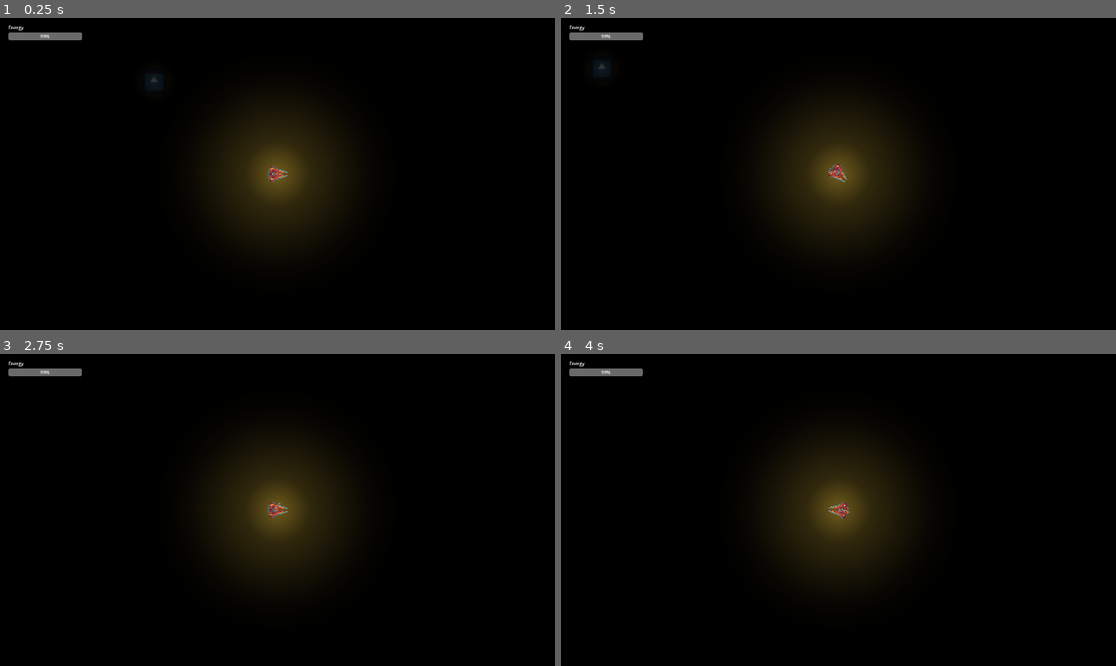
Above: before the commit, frames 1-4 (two rows, left to right).
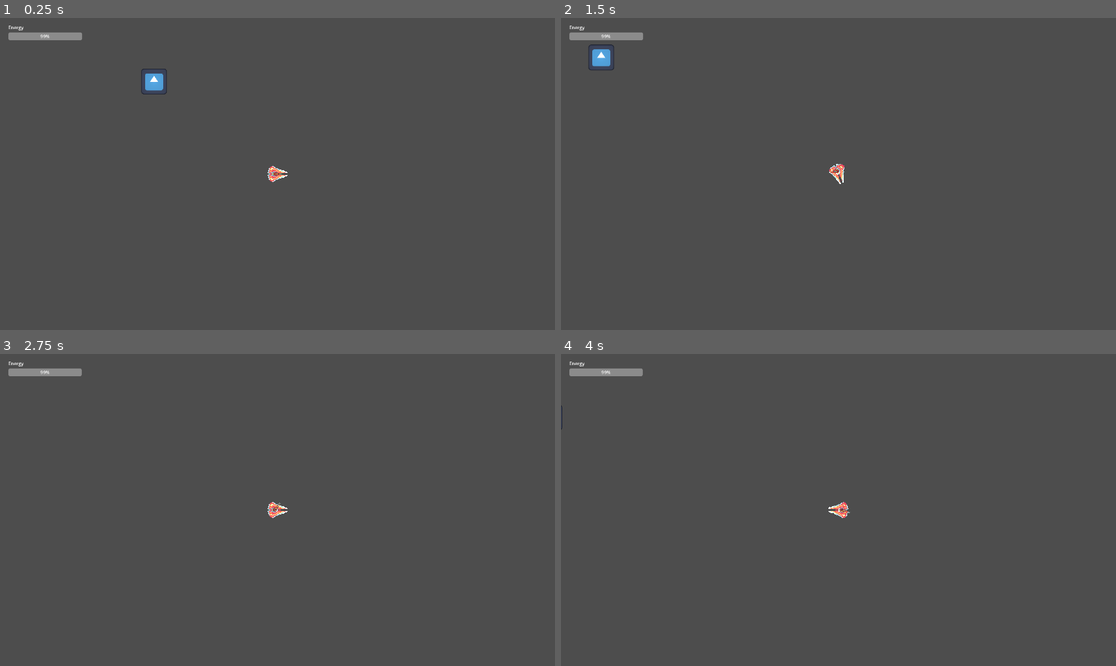
Above: after the commit, the same moments.

Repository: BradyMenswar/OceanRoguelike
Game: Godot game, scene res://TestScene.tscn
Same seed, same stepped clock (60 frames per second), same inputs: the game is played once before the commit and once after it. The engine's default icon, where the game draws it, is replaced by a stand-in: a white triangle on a blue panel in a dark square.
Inputs (mouse positions are in pixels of both pictures, inside the frame that each line leads up to):
- Up to frame 1 (0.25 s): no input
- Up to frame 2 (1.5 s): tap Enter at 0.5 s; move the mouse to (960, 158) at 0.52 s; hold D (move_right) 0.53-1.28 s; click (960, 158) at 0.67 s; move the mouse to (727, 189) at 1.27 s; hold S (move_down) from 1.28 s (still down)
- Up to frame 3 (2.75 s): move the mouse to (333, 441) at 2.02 s; release S (move_down) at 2.03 s; hold D (move_right) from 2.03 s (still down)
- Up to frame 4 (4 s): tap Space at 2.75 s; move the mouse to (810, 572) at 2.77 s; release D (move_right) at 2.78 s; hold W (move_up) 2.78-3.53 s; click (810, 572) at 2.92 s; tap Enter at 3.5 s; move the mouse to (1005, 556) at 3.52 s; hold A (move_left) from 3.53 s (still down)

The runs differ from the first frame. In frame 1, 100% of the frame differs, in the area x 0-100%, y 0-100%; in frame 2, 100%; in frame 3, 100%; in frame 4, 100%.

Commit message:
add map generation scripts

Diff:
--- a/Player.tscn
+++ b/Player.tscn
@@ -1,13 +1,13 @@
 [gd_scene load_steps=14 format=3 uid="uid://d2uli4nrvwudr"]
 
-[ext_resource type="Script" path="res://PlayerMovement.gd" id="1_nbnr1"]
+[ext_resource type="Script" path="res://Scripts/PlayerMovement.gd" id="1_nbnr1"]
 [ext_resource type="Texture2D" uid="uid://b72tnt3qu6hfm" path="res://Ship 1.png" id="2_yfirp"]
 [ext_resource type="PackedScene" uid="uid://dpg55y7xt5tq8" path="res://health_component.tscn" id="3_qykus"]
 [ext_resource type="PackedScene" uid="uid://boadqlbeyv71i" path="res://hurtbox_component.tscn" id="4_dyieo"]
 [ext_resource type="PackedScene" uid="uid://dq2ek1lpwiqgw" path="res://energy_component.tscn" id="5_lt3hq"]
-[ext_resource type="Script" path="res://LightManager.gd" id="6_up0xy"]
+[ext_resource type="Script" path="res://Scripts/LightManager.gd" id="6_up0xy"]
 [ext_resource type="Texture2D" uid="uid://w5d3ox2w4874" path="res://directional_cone_gradient.png" id="6_wmmaf"]
-[ext_resource type="Script" path="res://Aim.gd" id="7_oi1vj"]
+[ext_resource type="Script" path="res://Scripts/Aim.gd" id="7_oi1vj"]
 
 [sub_resource type="CircleShape2D" id="CircleShape2D_1l4ys"]
 radius = 21.2132
--- a/PlayerMovement.gd
+++ b/Scripts/PlayerMovement.gd
@@ -2,7 +2,7 @@
 
 @export var base_speed = 300
 @export var depleted_multiplier: float
-@export var acceleration = 20
+@export var acceleration = 50
 @export_range(0, 1) var turn_speed: float
 @export var energy_component: EnergyComponent
 
--- /dev/null
+++ b/Scripts/map_manager.gd
@@ -0,0 +1,92 @@
+extends Node2D
+
+const EMPTY = 0
+const WALL = 1
+const FLOOR = 2
+
+@export var map_size: int = 100
+@export var walker_count: int = 10
+@export var walker_steps: int = 1000
+@export var clean_iterations: int = 5
+var map = []
+
+
+func _ready() -> void:
+	seed(12345)
+	generate_map()
+
+
+func initialize_map():
+	for row in range(map_size):
+		map.push_back([])
+		for col in range(map_size):
+			map[row].push_back(Tile.new(EMPTY))
+
+
+func generate_map():
+	initialize_map()
+	walk()
+	clean_inside()
+	calculate_walls()
+	draw_map()
+
+
+func walk():
+	for iteration in range(walker_count):
+		var current_location = Vector2(map_size / 2, map_size / 2)
+		var direction
+		for step in range(walker_steps):
+			direction = randi() % 4
+			if direction == 0:
+				if current_location.x < map_size - 1: current_location.x += 1
+			elif direction == 1:
+				if current_location.y < map_size - 1: current_location.y += 1
+			elif direction == 2:
+				if current_location.x > 0: current_location.x -= 1
+			elif direction == 3:
+				if current_location.y > 0: current_location.y -= 1
+			map[current_location.x][current_location.y].state = FLOOR
+
+
+func calculate_walls():
+	for row in range(map.size()):
+		for col in range (map[row].size()):
+			if map[row][col].state == FLOOR:
+				var directions = [Vector2.RIGHT, Vector2.LEFT, Vector2.UP, Vector2.DOWN]
+				for direction in directions:
+					var new_row = row + direction.x
+					var new_col = col + direction.y
+					var is_inbounds = new_row >= 0 and new_row < map.size() and new_col >= 0 and new_col < map.size()
+					if is_inbounds and map[new_row][new_col].state == EMPTY:
+						map[new_row][new_col].state = WALL
+				if row == map.size() - 1 or col == map.size() - 1 or row == 0 or col == 0:
+					map[row][col].state = WALL
+
+
+func clean_inside():
+	for iteration in range(clean_iterations):
+		for row in range(map.size()):
+			for col in range (map[row].size()):
+				var surrounded_by_floor = true
+				if map[row][col].state == EMPTY:
+					var directions = [Vector2.RIGHT, Vector2.LEFT, Vector2.UP, Vector2.DOWN]
+					for direction in directions:
+						var new_row = row + direction.x
+						var new_col = col + direction.y
+						var is_outbounds = new_row < 0 or new_row >= map.size() or new_col < 0 or new_col >= map.size()
+						if is_outbounds or map[new_row][new_col].state != FLOOR:
+							surrounded_by_floor = false
+					if surrounded_by_floor:
+						map[row][col].state = FLOOR
+
+
+func draw_map():
+	for row in range(map.size()):
+			for col in range (map[row].size()):
+				var current_tile = map[row][col]
+				if current_tile.state == EMPTY:
+					pass
+				elif current_tile.state == WALL:
+					pass
+				elif current_tile.state == FLOOR:
+					pass
--- /dev/null
+++ b/Scripts/tile.gd
@@ -0,0 +1,7 @@
+class_name Tile
+
+var color: String
+var state: int
+
+func _init(newState: int) -> void:
+	state = newState
--- a/TestScene.tscn
+++ b/TestScene.tscn
@@ -1,12 +1,9 @@
-[gd_scene load_steps=6 format=3 uid="uid://ctocgcgtxcg3c"]
+[gd_scene load_steps=5 format=3 uid="uid://ctocgcgtxcg3c"]
 
-[ext_resource type="Script" path="res://Game.gd" id="1_m3uec"]
-[ext_resource type="Script" path="res://HUD.gd" id="1_w6j4u"]
-[ext_resource type="Texture2D" uid="uid://bqvgis3dvyedj" path="res://icon.svg" id="2_fl4sg"]
+[ext_resource type="Script" path="res://Scripts/Game.gd" id="1_m3uec"]
+[ext_resource type="Script" path="res://Scripts/HUD.gd" id="1_w6j4u"]
 [ext_resource type="PackedScene" uid="uid://ci0vyxgta78q8" path="res://charge_station.tscn" id="3_2guv0"]
-
-[sub_resource type="RectangleShape2D" id="RectangleShape2D_qvoho"]
-size = Vector2(128.262, 130.006)
+[ext_resource type="Script" path="res://Scripts/map_manager.gd" id="4_qc4fe"]
 
 [node name="Game" type="Node2D"]
 script = ExtResource("1_m3uec")
@@ -28,25 +25,13 @@
 offset_right = 284.0
 offset_bottom = 77.0
 
-[node name="Background" type="ColorRect" parent="."]
-offset_left = -3105.0
-offset_top = -1750.0
-offset_right = 3467.0
-offset_bottom = 2326.0
-color = Color(0.443137, 0.364706, 0.117647, 1)
-
 [node name="Area2D" parent="." instance=ExtResource("3_2guv0")]
 
 [node name="CanvasModulate" type="CanvasModulate" parent="."]
+visible = false
 color = Color(0, 0, 0, 1)
 
-[node name="StaticBody2D" type="StaticBody2D" parent="."]
-position = Vector2(237.5, -171)
-scale = Vector2(5.71484, 1.24609)
+[node name="MapManager" type="Node2D" parent="."]
+script = ExtResource("4_qc4fe")
 
-[node name="Sprite2D" type="Sprite2D" parent="StaticBody2D"]
-position = Vector2(0.0874901, 2.4075)
-texture = ExtResource("2_fl4sg")
-
-[node name="CollisionShape2D" type="CollisionShape2D" parent="StaticBody2D"]
-shape = SubResource("RectangleShape2D_qvoho")
+[node name="BaseTiles" type="TileMapLayer" parent="MapManager"]
--- a/charge_station.tscn
+++ b/charge_station.tscn
@@ -1,7 +1,7 @@
 [gd_scene load_steps=6 format=3 uid="uid://ci0vyxgta78q8"]
 
 [ext_resource type="Texture2D" uid="uid://bqvgis3dvyedj" path="res://icon.svg" id="1_fvk2i"]
-[ext_resource type="Script" path="res://charge_station.gd" id="1_i0g1n"]
+[ext_resource type="Script" path="res://Scripts/charge_station.gd" id="1_i0g1n"]
 
 [sub_resource type="RectangleShape2D" id="RectangleShape2D_ue0i6"]
 size = Vector2(140.35, 135.865)
--- a/energy_component.tscn
+++ b/energy_component.tscn
@@ -1,6 +1,6 @@
 [gd_scene load_steps=2 format=3 uid="uid://dq2ek1lpwiqgw"]
 
-[ext_resource type="Script" path="res://EnergyComponent.gd" id="1_1el28"]
+[ext_resource type="Script" path="res://Scripts/EnergyComponent.gd" id="1_1el28"]
 
 [node name="EnergyComponent" type="Node2D"]
 script = ExtResource("1_1el28")
--- a/health_component.tscn
+++ b/health_component.tscn
@@ -1,6 +1,6 @@
 [gd_scene load_steps=2 format=3 uid="uid://dpg55y7xt5tq8"]
 
-[ext_resource type="Script" path="res://HealthComponent.gd" id="1_1q55p"]
+[ext_resource type="Script" path="res://Scripts/HealthComponent.gd" id="1_1q55p"]
 
 [node name="HealthComponent" type="Node2D"]
 script = ExtResource("1_1q55p")
--- a/hurtbox_component.tscn
+++ b/hurtbox_component.tscn
@@ -1,6 +1,6 @@
 [gd_scene load_steps=2 format=3 uid="uid://boadqlbeyv71i"]
 
-[ext_resource type="Script" path="res://HurtboxComponent.gd" id="1_ksdth"]
+[ext_resource type="Script" path="res://Scripts/HurtboxComponent.gd" id="1_ksdth"]
 
 [node name="HurtboxComponent" type="Area2D"]
 script = ExtResource("1_ksdth")
--- a/project.godot
+++ b/project.godot
@@ -12,7 +12,7 @@
 
 config/name="Ocean Roguelike"
 run/main_scene="res://TestScene.tscn"
-config/features=PackedStringArray("4.2", "Forward Plus")
+config/features=PackedStringArray("4.3", "Forward Plus")
 config/icon="res://icon.svg"
 
 [autoload]
@@ -29,22 +29,22 @@
 
 move_right={
 "deadzone": 0.5,
-"events": [Object(InputEventKey,"resource_local_to_scene":fa …(172 unchanged characters)… eycode":68,"key_label":0,"unicode":100,"echo":false,"script":null)
+"events": [Object(InputEventKey,"resource_local_to_scene":fa …(172 unchanged characters)… eycode":68,"key_label":0,"unicode":100,"location":0,"echo":false,"script":null)
 ]
 }
 move_left={
 "deadzone": 0.5,
-"events": [Object(InputEventKey,"resource_local_to_scene":fa …(171 unchanged characters)… keycode":65,"key_label":0,"unicode":97,"echo":false,"script":null)
+"events": [Object(InputEventKey,"resource_local_to_scene":fa …(171 unchanged characters)… keycode":65,"key_label":0,"unicode":97,"location":0,"echo":false,"script":null)
 ]
 }
 move_up={
 "deadzone": 0.5,
-"events": [Object(InputEventKey,"resource_local_to_scene":fa …(172 unchanged characters)… eycode":87,"key_label":0,"unicode":119,"echo":false,"script":null)
+"events": [Object(InputEventKey,"resource_local_to_scene":fa …(172 unchanged characters)… eycode":87,"key_label":0,"unicode":119,"location":0,"echo":false,"script":null)
 ]
 }
 move_down={
 "deadzone": 0.5,
-"events": [Object(InputEventKey,"resource_local_to_scene":fa …(172 unchanged characters)… eycode":83,"key_label":0,"unicode":115,"echo":false,"script":null)
+"events": [Object(InputEventKey,"resource_local_to_scene":fa …(172 unchanged characters)… eycode":83,"key_label":0,"unicode":115,"location":0,"echo":false,"script":null)
 ]
 }
 
Renamed: Aim.gd -> Scripts/Aim.gd
Renamed: EnergyComponent.gd -> Scripts/EnergyComponent.gd
Renamed: Game.gd -> Scripts/Game.gd
Renamed: HUD.gd -> Scripts/HUD.gd
Renamed: HealthComponent.gd -> Scripts/HealthComponent.gd
Renamed: HurtboxComponent.gd -> Scripts/HurtboxComponent.gd
Renamed: LightManager.gd -> Scripts/LightManager.gd
Renamed: UIComponent.gd -> Scripts/UIComponent.gd
Renamed: charge_station.gd -> Scripts/charge_station.gd
